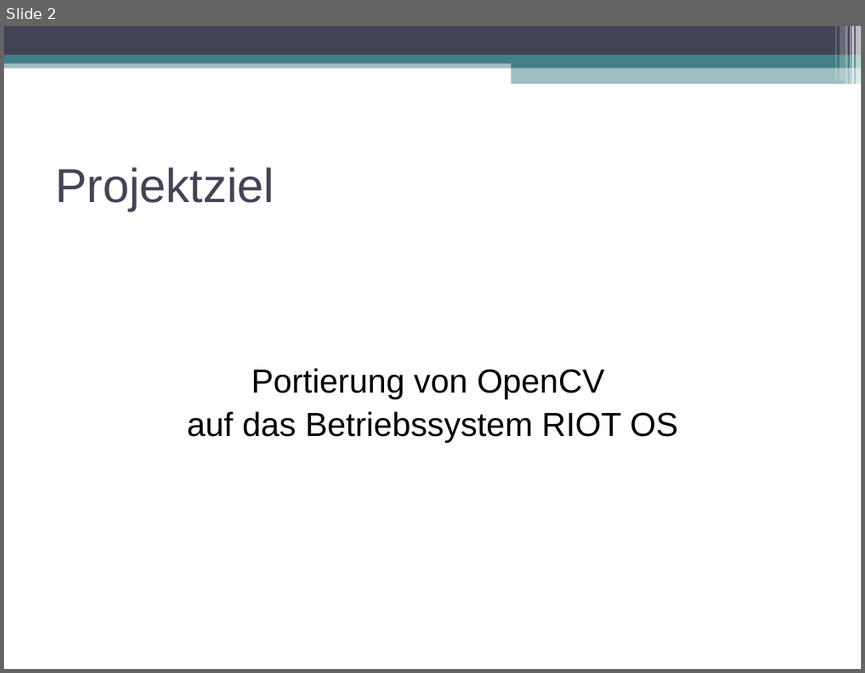
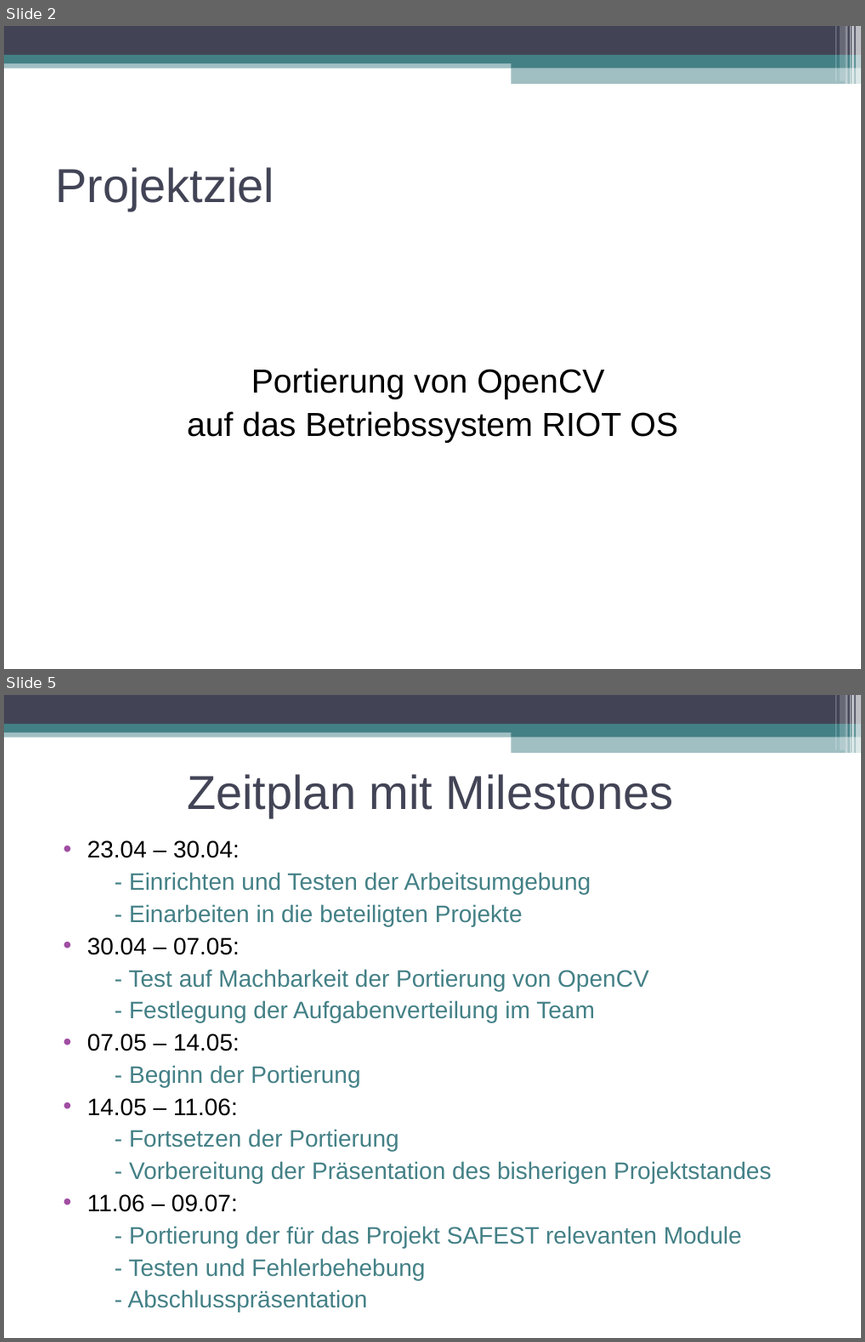
Before and after one commit to swp2013riot/riot-opencv-port, a slide deck: doc/slides/intro_presentation.odp. Shown one above the other, each under a label of ours: slide 2 before the commit, slides 2 and 5 after it; the slides between them are not shown. The pictures are 865x673 and 865x1342 pixels, drawn with LibreOffice and Linux fonts; fonts in the diff are those of the drawing. Boxes give left, top, right and bottom in pixels: in the first picture for what was removed or moved away, otherwise in the second. Text is boxed around its words. In the diff, an @@ line names an element or a change of style, - is before the commit and + after.

```diff
--- a/doc/slides/intro_presentation.odp
+++ b/doc/slides/intro_presentation.odp
@@ slide 5 added at bbox=[4, 695, 861, 1338], background #FFFFFF; not listed: 11 template elements that a slide beside it also shows @@
@@ title added at bbox=[187, 774, 673, 817], 40 pt, text #424456 @@
+Zeitplan mit Milestones
@@ text added at bbox=[87, 840, 771, 1311], 20 pt, text #438086 @@
+• 23.04 – 30.04:
+  - Einrichten und Testen der Arbeitsumgebung
+  - Einarbeiten in die beteiligten Projekte
+• 30.04 – 07.05:
+  - Test auf Machbarkeit der Portierung von OpenCV
+  - Festlegung der Aufgabenverteilung im Team
+• 07.05 – 14.05:
+  - Beginn der Portierung
+• 14.05 – 11.06:
+  - Fortsetzen der Portierung
+  - Vorbereitung der Präsentation des bisherigen Projektstandes
+• 11.06 – 09.07:
+  - Portierung der für das Projekt SAFEST relevanten Module
+  - Testen und Fehlerbehebung
+  - Abschlusspräsentation
```
Also in this commit, not shown: 3 slides changed, 1 other slide added, 3 slides removed.
